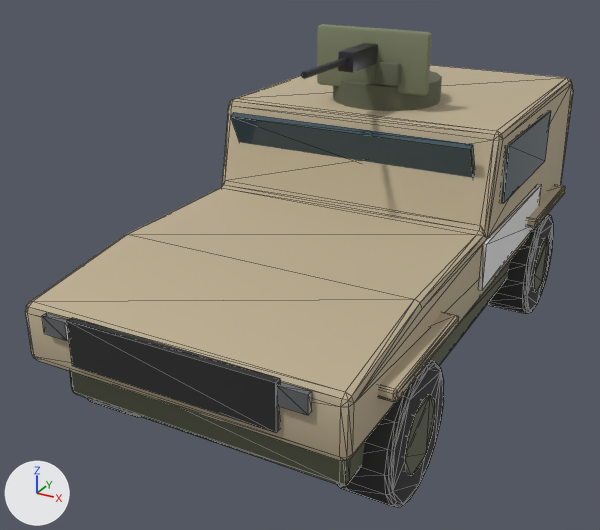
The glTF model game/assets/models/recon.glb as it was, and as the next commit left it.
The view is the same before and after, from a 50 mm lens placed at (2.55, -5.44, 3.38), pointed at (-0.29, -0.28, 0.8). The axes (+X, +Y, +Z) are drawn at lower left. The lights are the same throughout. The older version comes first. Mesh edges are drawn as thin lines on the coarser meshes. Vertices at exactly the same position are counted once.

Objects in the first picture: 'hull', 'turret'.
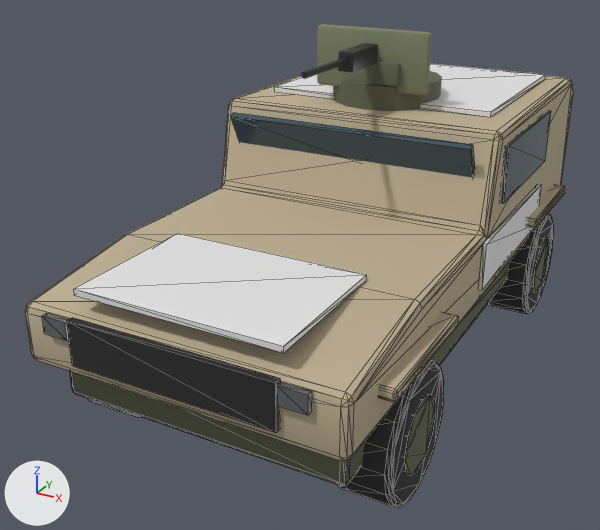
Boxes (x1, y1, x2, y2) around the edits, measured in the pictures (600 x 530 px):
```json
{"object": "hull", "change": "reshaped", "before": [25, 65, 573, 507], "after": [25, 64, 573, 507]}
{"part": 1, "of": "me_hull", "change": "added", "after": [274, 64, 546, 117]}
{"part": 2, "of": "me_hull", "change": "added", "after": [74, 233, 367, 353]}
```

The change, as JSON lines over the scene's bpy script:
```json
{"block": "me_hull", "where": "# used by ob_hull; location = (0.0, 0.0, 0.0)"}
{"op": "remove", "block": "me_hull", "code": "me_hull.from_pydata(...)  # 1024 vertices, 1956 faces; spans x -1.21..1.21, y -2.34..2.57, z 0.01..1.95"}
{"op": "add", "block": "me_hull", "code": "me_hull.from_pydata(...)  # 1040 vertices, 1980 faces; spans x -1.21..1.21, y -2.34..2.57, z 0.01..1.99"}
{"block": "me_hull", "change": "me_hull part 1: a new loose piece, a box spanning x -0.9..0.9, y 0.4..2.0, z 1.95..1.99, in mat_team (white #e7e7e7)"}
{"block": "me_hull", "change": "me_hull part 2: a new loose piece, a box spanning x -0.7..0.7, y -2.25..-1.25, z 1.28..1.32, in mat_team (white #e7e7e7)"}
```
